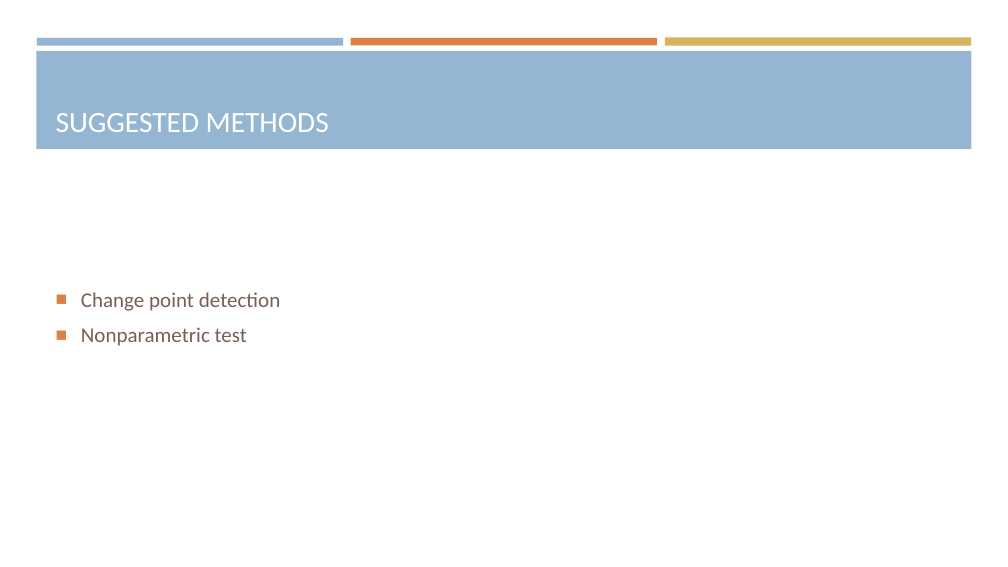
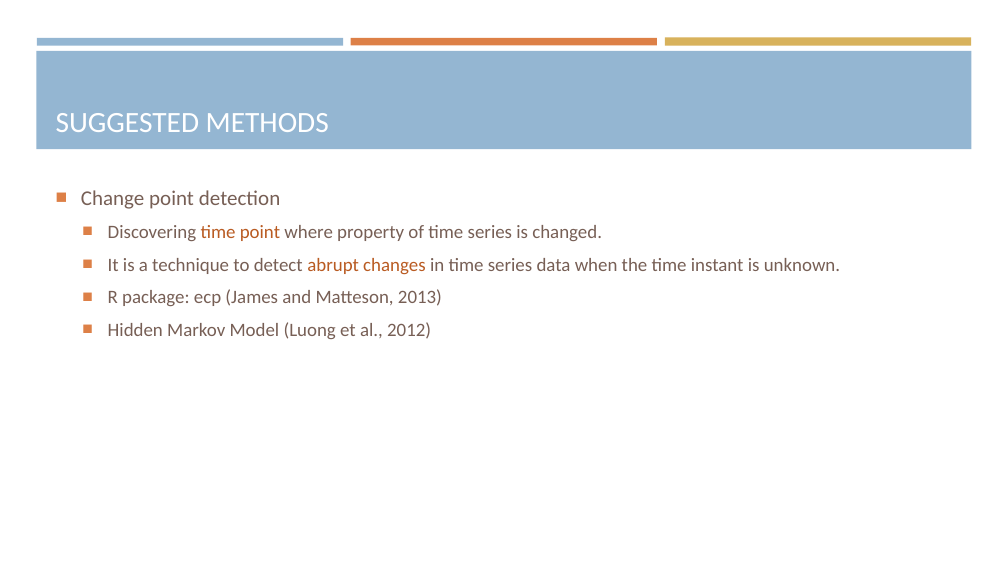
Before and after one commit to araea382/MT, a slide deck: slide 5 of Presentation/1-Proposal seminar.pptx (slide 6 before the commit). Drawn at 1008x567 pixels with LibreOffice and Linux fonts; fonts in the diff are those of the drawing. Boxes give left, top, right and bottom in pixels: in the first picture for what was removed or moved away, otherwise in the second. Text is boxed around its words. In the diff, an @@ line names an element or a change of style, - is before the commit and + after.

```diff
--- a/Presentation/1-Proposal seminar.pptx
+++ b/Presentation/1-Proposal seminar.pptx
@@ text "Change point detection" at box(81, 190, 840, 339): vertical alignment middle to top @@
@@ text at box(108, 225, 840, 339): text changed; size 20 to 18 pt @@
-■ Nonparametric test
+  ■ Discovering time point where property of time series is changed.
+  ■ It is a technique to detect abrupt changes in time series data when the time instant is unknown.
+  ■ R package: ecp (James and Matteson, 2013)
+  ■ Hidden Markov Model (Luong et al., 2012)
```
Also in this commit, not shown: 7 other slides changed, 1 slide added, 2 slides removed, 7 other files.
